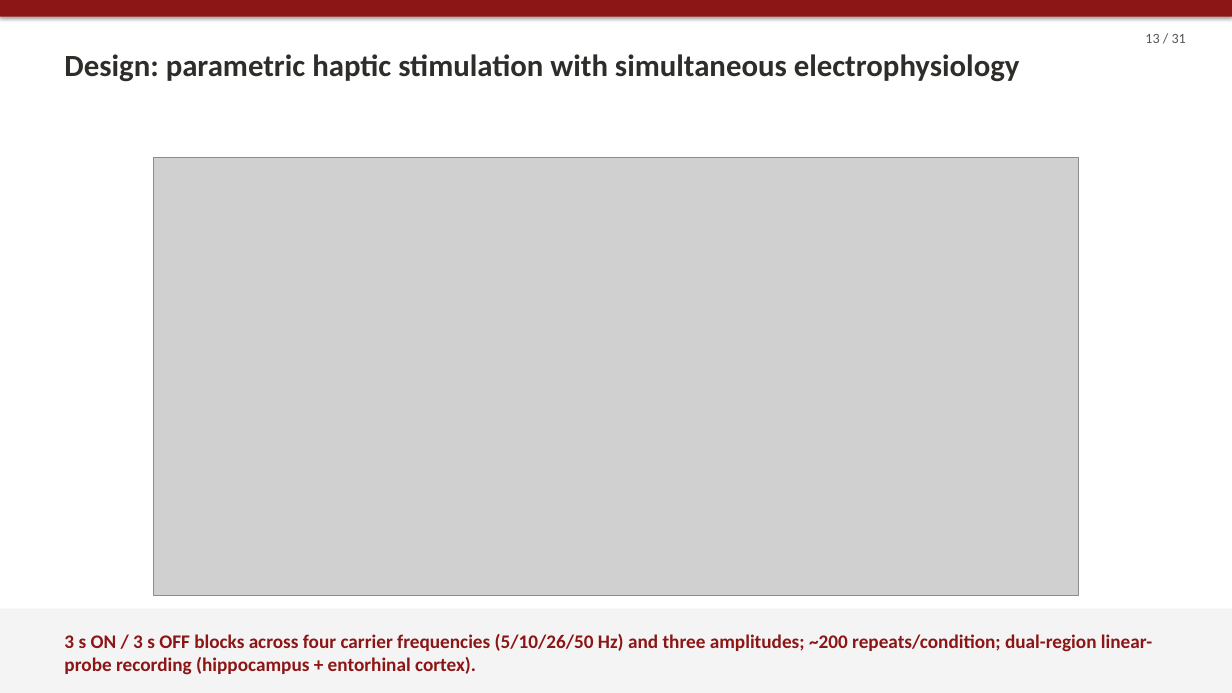
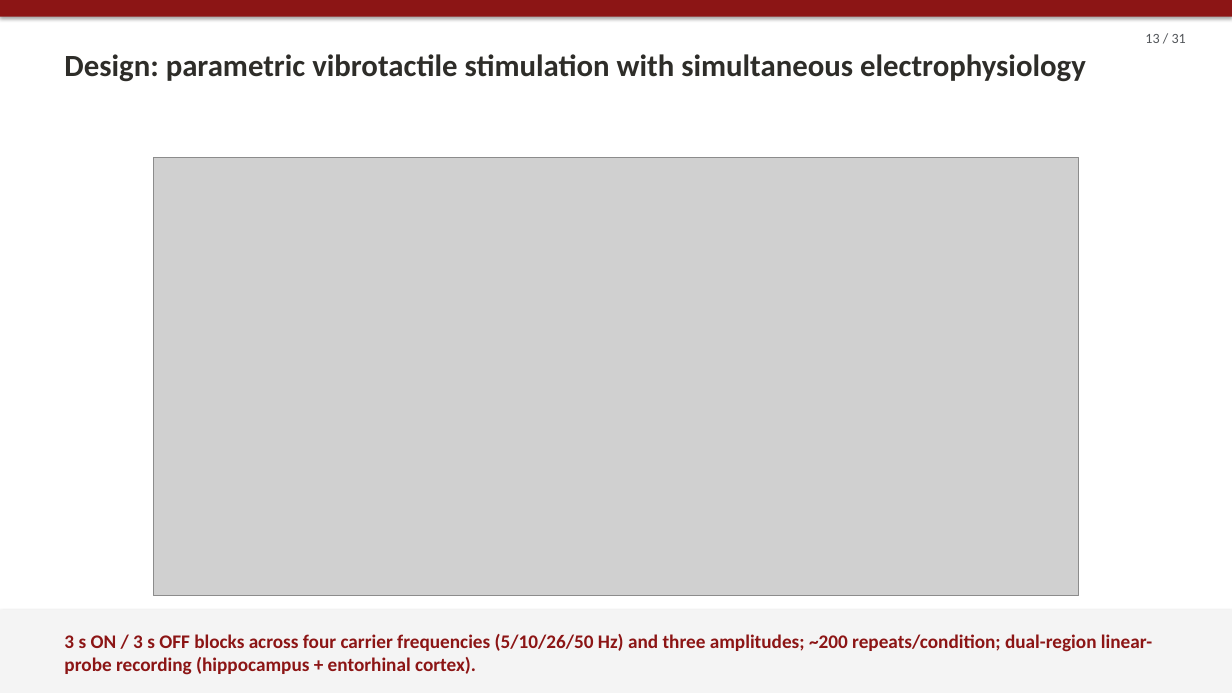
Before and after one commit to wehabit/hpaticmousebuzsakilab, a slide deck: slide 13 of presentation/haptic_brain_talk.pptx. Drawn at 1232x693 pixels with LibreOffice and Linux fonts; fonts in the diff are those of the drawing; grey boxes stand for pictures. Boxes give left, top, right and bottom in pixels: in the first picture for what was removed or moved away, otherwise in the second. Text is boxed around its words. In the diff, an @@ line names an element or a change of style, - is before the commit and + after.

```diff
--- a/presentation/haptic_brain_talk.pptx
+++ b/presentation/haptic_brain_talk.pptx
@@ text at bbox=[64, 54, 1086, 82]: text changed @@
-Design: parametric haptic stimulation with simultaneous electrophysiology
+Design: parametric vibrotactile stimulation with simultaneous electrophysiology
```
Also in this commit, not shown: 7 other slides changed, 2 other files.
